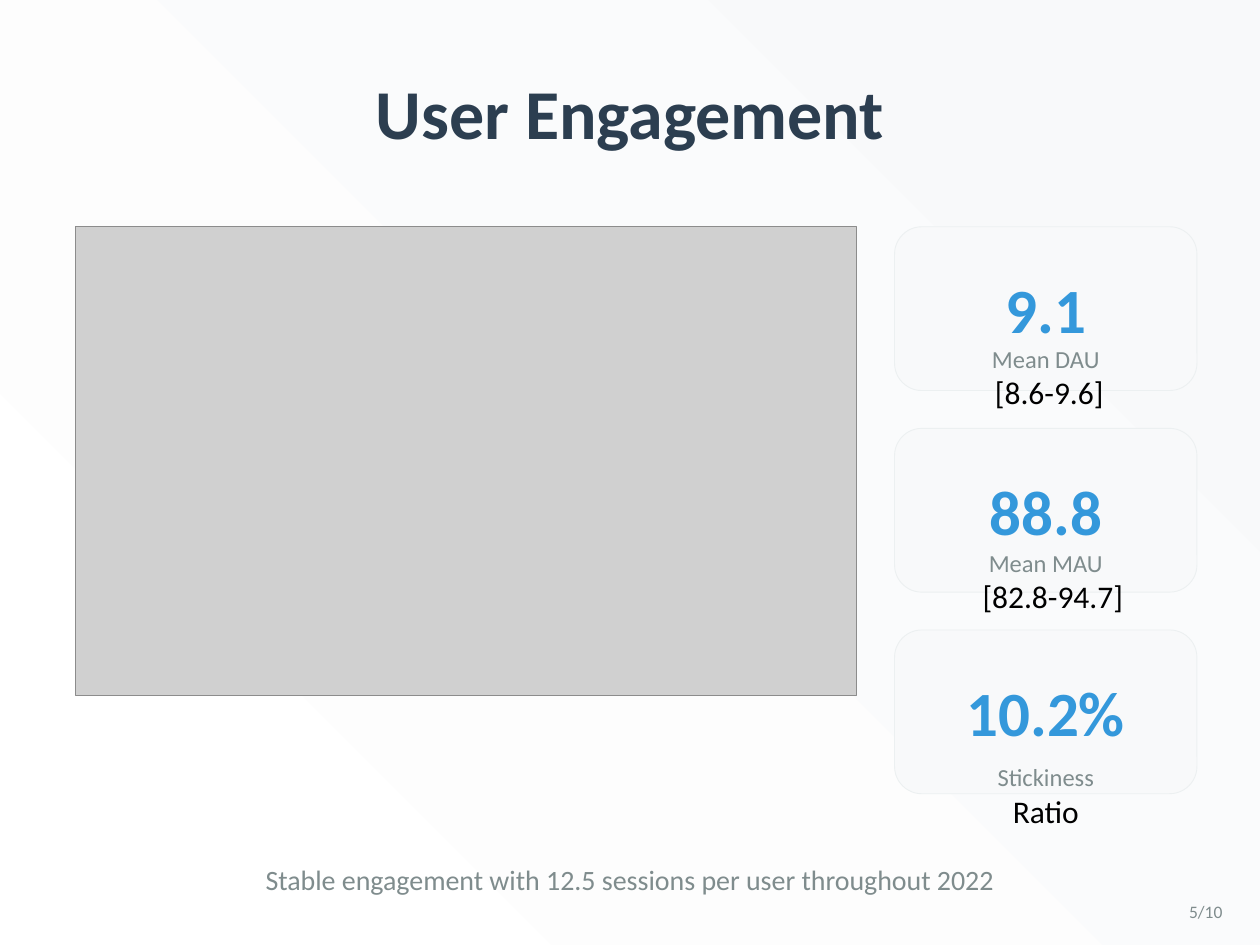
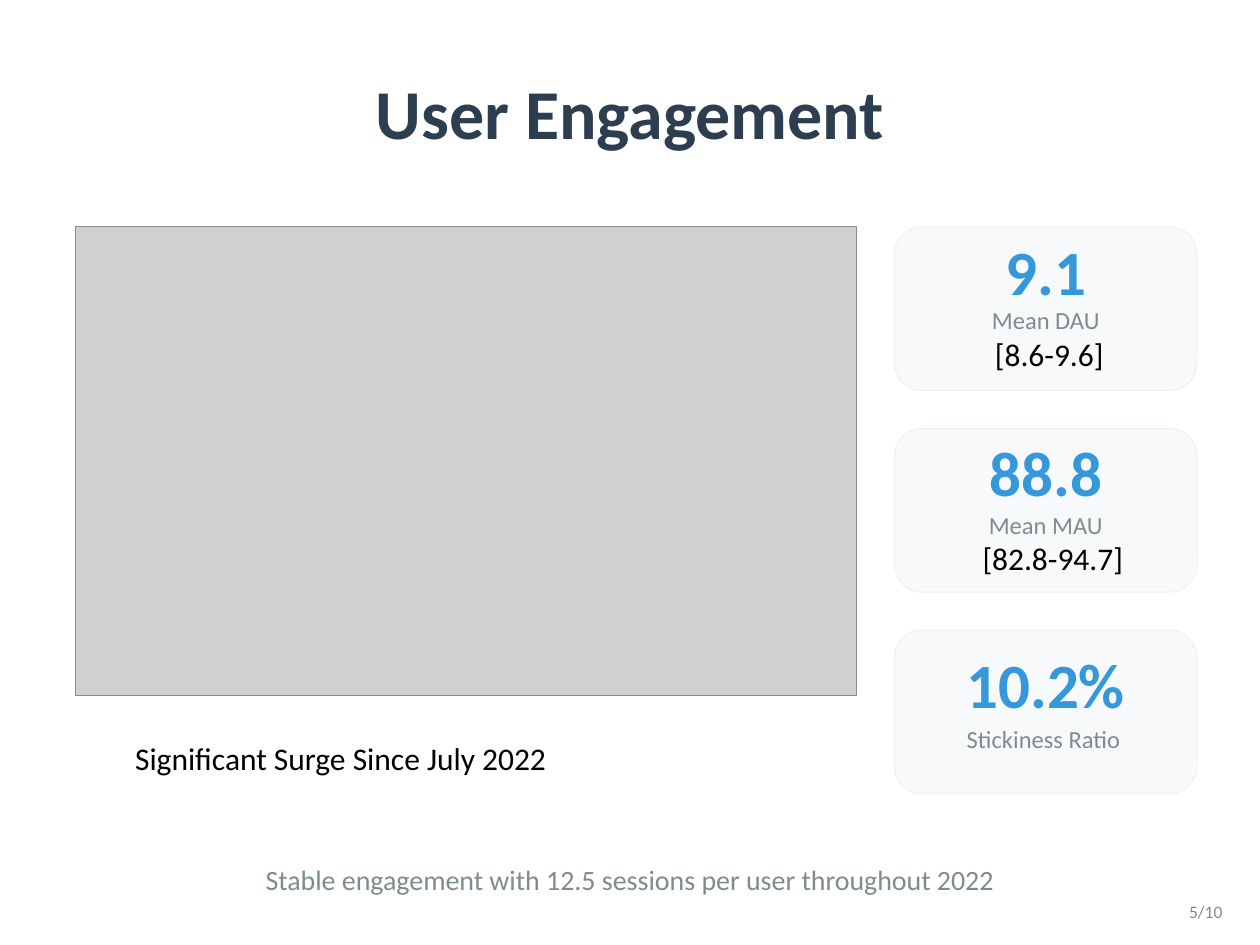
Before and after one commit to yiwei79/GameData_Analysis_Projects, a slide deck: slide 5 of Delivery 1 KPIs/Deliverables/Game_Analytics_Presentation.pptx. Drawn at 1260x945 pixels with LibreOffice and Linux fonts; fonts in the diff are those of the drawing; grey boxes stand for pictures. Boxes give left, top, right and bottom in pixels: in the first picture for what was removed or moved away, otherwise in the second. Text is boxed around its words. In the diff, an @@ line names an element or a change of style, - is before the commit and + after.

```diff
--- a/Delivery 1 KPIs/Deliverables/Game_Analytics_Presentation.pptx
+++ b/Delivery 1 KPIs/Deliverables/Game_Analytics_Presentation.pptx
@@ background gradient #FFFFFF to #F8F9FA to #FFFFFF @@
@@ 4 texts: place and size @@
-4 texts at (983,291,1123,613)
+4 texts at (983,253,1123,575)
@@ text "10.2%": place and size @@
-text "10.2%" at (966,692,1124,737)
+text "10.2%" at (966,664,1124,709)
@@ text added at (135,748,546,776), 18 pt, text #000000 @@
+Significant Surge Since July 2022
@@ text at (967,731,1120,748): text changed @@
-Stickiness
-Ratio
+Stickiness Ratio
```
Also in this commit, not shown: 9 other slides changed, 1 slide added, 4 other files.
